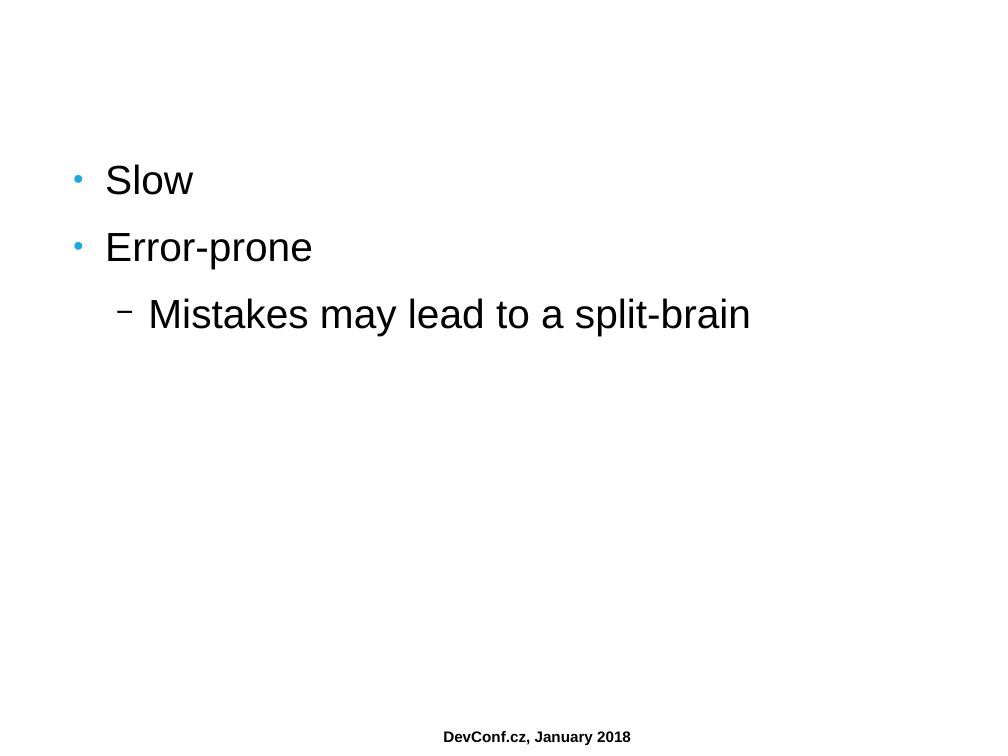
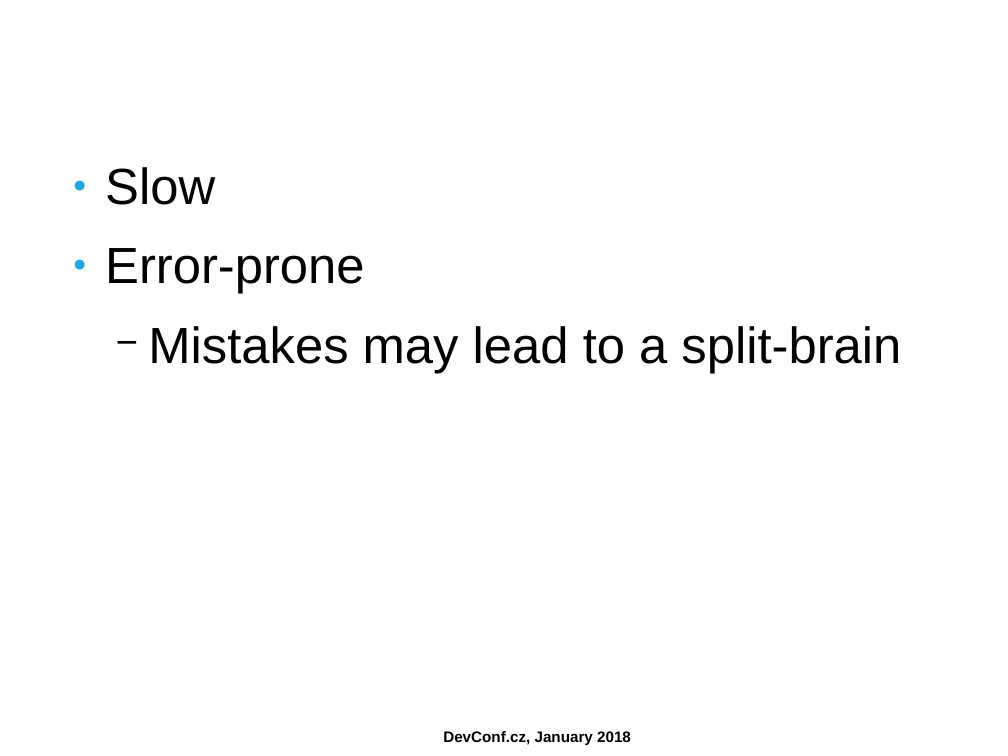
Before and after one commit to ahadas/ahadas.github.io, a slide deck: slide 21 of slides/high_availability_with_no_split_brains.odp. Drawn at 1008x756 pixels with LibreOffice and Linux fonts; fonts in the diff are those of the drawing; background and template pictures are left out. Boxes give left, top, right and bottom in pixels: in the first picture for what was removed or moved away, otherwise in the second. Text is boxed around its words. In the diff, an @@ line names an element or a change of style, - is before the commit and + after.

```diff
--- a/slides/high_availability_with_no_split_brains.odp
+++ b/slides/high_availability_with_no_split_brains.odp
@@ text "Slow" at (x1=105, y1=167, x2=901, y2=373): size 32 to 40 pt @@
```
Also in this commit, not shown: 4 other slides changed, 1 slide added.
